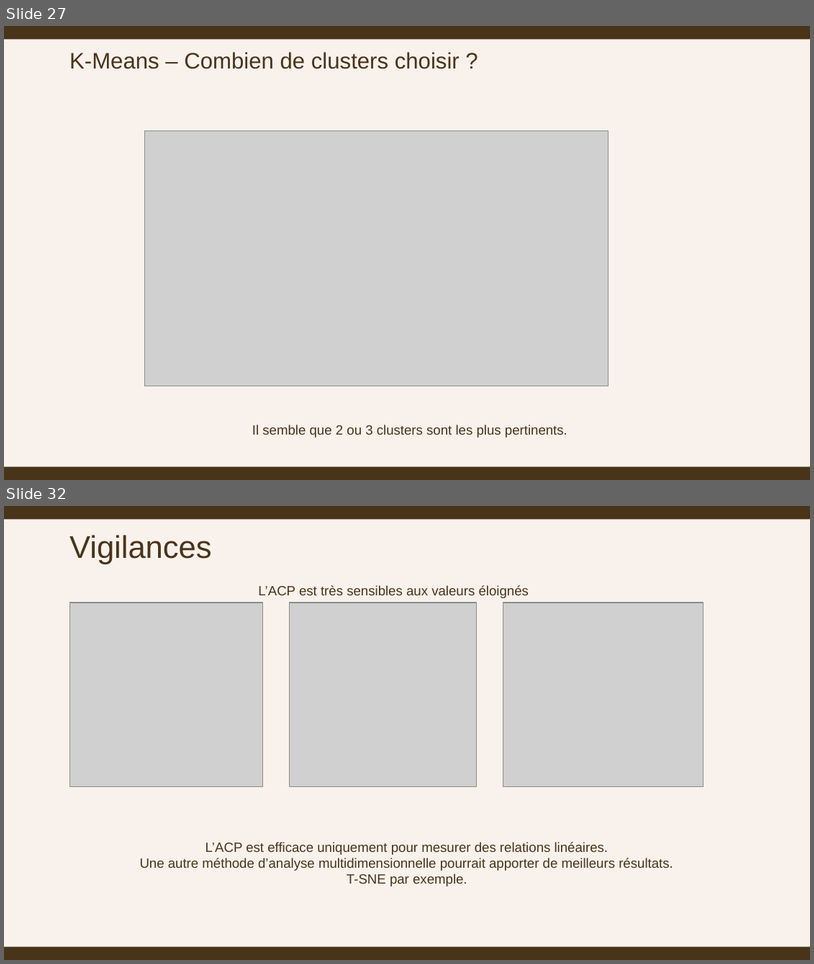
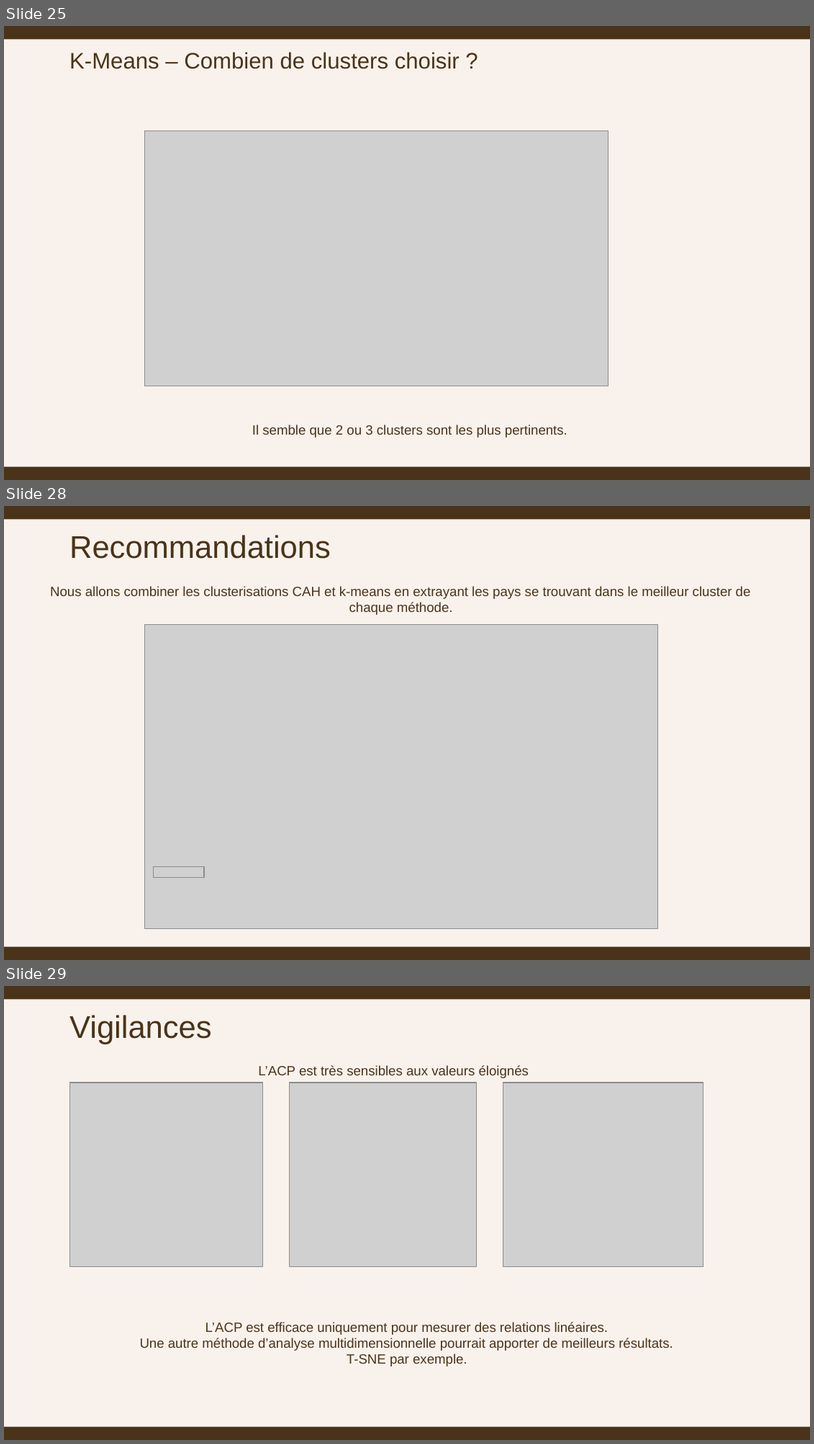
Before and after one commit to ziedbelhocine/Cours-OC, a slide deck: Data_Analyst/Projet_11/livrables/Zied_Belhocine_3_presentation_072026.pptx. Shown one above the other, each under a label of ours: slides 27 and 32 before the commit, slides 25, 28 and 29 after it; the slides between them are not shown. The pictures are 814x964 and 814x1444 pixels, drawn with LibreOffice and Linux fonts; fonts in the diff are those of the drawing; grey boxes stand for pictures. Boxes give left, top, right and bottom in pixels: in the first picture for what was removed or moved away, otherwise in the second. Text is boxed around its words. In the diff, an @@ line names an element or a change of style, - is before the commit and + after.

```diff
--- a/Data_Analyst/Projet_11/livrables/Zied_Belhocine_3_presentation_072026.pptx
+++ b/Data_Analyst/Projet_11/livrables/Zied_Belhocine_3_presentation_072026.pptx
@@ slide 28 added at (4, 506, 810, 960), background #F9F2EC; not listed: 2 template elements that a slide beside it also shows @@
@@ text added at (70, 535, 331, 559), 28 pt, text #49341A @@
+Recommandations
@@ text added at (50, 586, 751, 615), 12 pt, text #49341A @@
+Nous allons combiner les clusterisations CAH et k-means en extrayant les pays se trouvant dans le meilleur cluster de chaque méthode.
@@ picture added at (144, 625, 657, 929) @@
@@ picture added at (153, 867, 204, 878) @@
@@ what was slide 27 is now slide 25 @@
@@ what was slide 32 is now slide 29 @@
```
Also in this commit, not shown: 7 slides changed, 1 other slide added, 5 slides removed, 25 other files.
